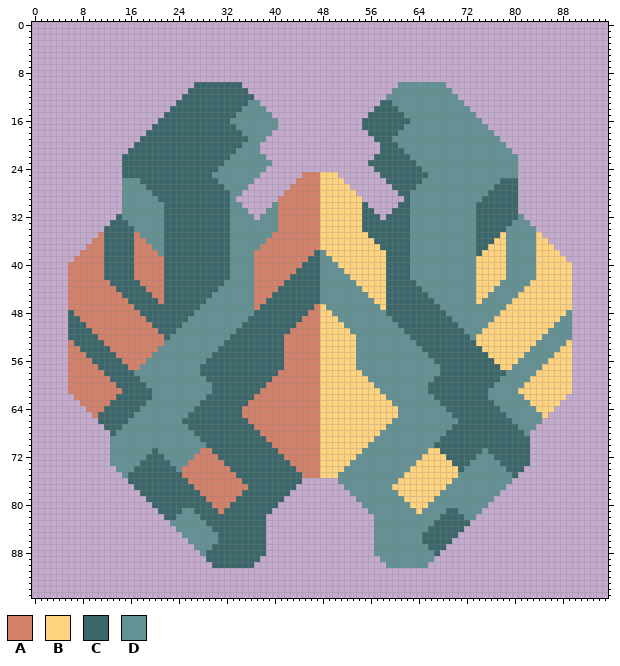
Two states of a sprite sheet, assets/sprites/blocks/effects/buildBlock.png. Above, as it was before the edit.
The file is 96x96 pixels.
Palette (. is transparent): A #d4816b  B #ffd37f  C #3c676a  D #639194
The same view after the edit:
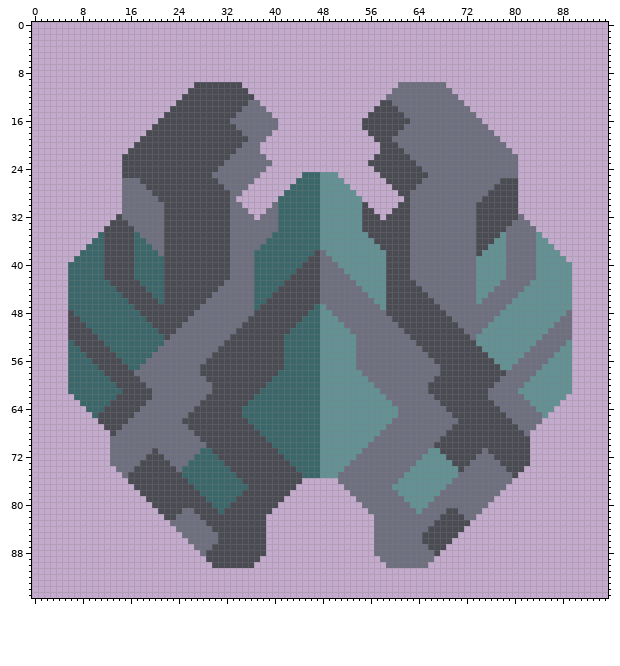
Change:
Colour A changes from #d4816b to #3c676a.
Colour B changes from #ffd37f to #639194.
Colour C changes from #3c676a to #4a4b53.
Colour D changes from #639194 to #6e7080.
Pixel boxes of the changes (left, top, right, bottom) in both pictures:
changed: (68, 82, 572, 568)
